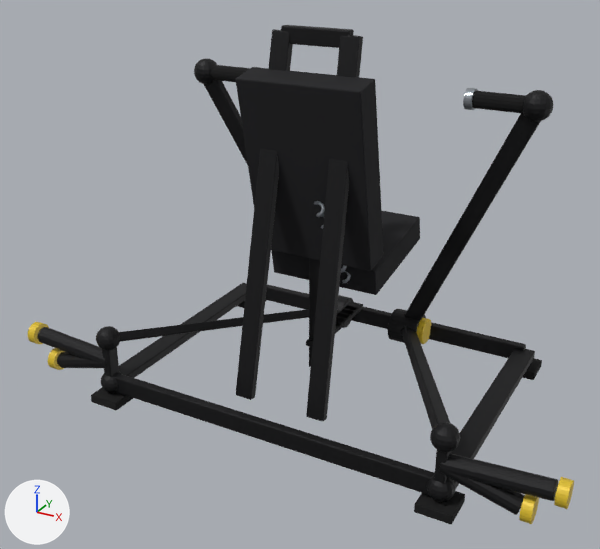
The glTF model assets/models/chestpress.glb: old version first, new version second.
Camera for both pictures: a camera (50 mm lens) standing at (1.14, -2.25, 1.52) and looking at (-0.04, -0.1, 0.45). The axes (+X, +Y, +Z) are drawn at lower left. The lights are the same throughout. The picture after the commit comes second. Where no turn or scale is listed for an object, it has been applied to the vertices. Vertices at exactly the same position are counted once.
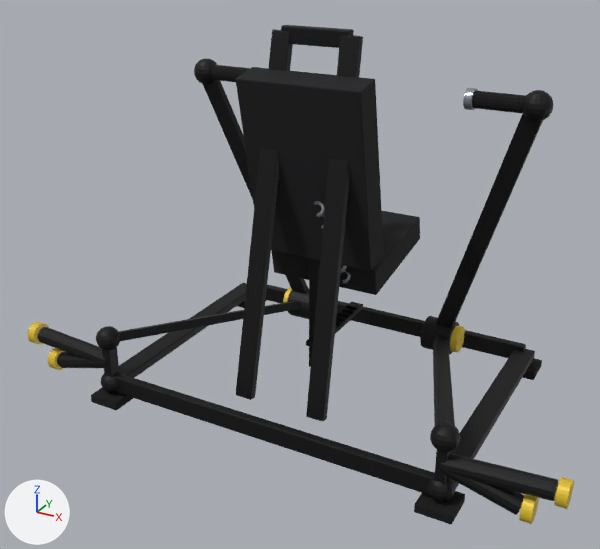
Where the newer file only moved an object's origin or applied its transform, the numbers keep the older frame.

Boxes [x1, y1, x2, y2] around the edits, measured in the pictures (600 x 549 px):
'Cube.020', reshaped (22% narrower)
    before: [404, 113, 541, 322]
    after: [436, 114, 543, 328]
'Cube.021', reshaped
    before: [401, 326, 450, 429]
    after: [433, 334, 455, 426]
'Cube.017', reshaped (21% taller)
    before: [118, 309, 309, 342]
    after: [118, 301, 300, 341]
'Cube.016', reshaped
    before: [204, 80, 248, 165]
    after: [203, 80, 309, 294]
'Cylinder.008', moved
    before: [388, 309, 426, 343]
    after: [420, 316, 459, 354]
'Cylinder', moved
    before: [337, 295, 354, 328]
    after: [287, 288, 309, 319]
'Cylinder.009', moved
    before: [417, 318, 432, 344]
    after: [450, 325, 465, 352]
'Cylinder.001', moved (not visible before)
    after: [283, 288, 292, 303]

Diff of the bpy script that builds the scene:
```diff
--- a/assets/models/chestpress.glb.py
+++ b/assets/models/chestpress.glb.py
@@ me_cube_016 @@
 # used by ob_cube_016; location = (-0.365, 0.288, 0.545)
-me_cube_016.from_pydata(...)  # 56 vertices, 108 faces; spans x -0.241..0.241, y -0.107..0.107, z -0.468..0.468
+me_cube_016.from_pydata(...)  # 56 vertices, 108 faces; spans x -0.243..0.113, y -0.107..0.107, z -0.465..0.465
+# me_cube_016 part 1: the whole mesh is multiplied about its middle by the matrix ((0.987, -0.015, 0.134), (0.009, 0.998, 0.004), (-0.103, 0.013, 0.954)), then moved by (-0.065, 0.0, 0.0)
 me_cube_016.materials.append(mat_blk)
@@ me_cube_017 @@
 # used by ob_cube_017; location = (-0.365, -0.025, 0.161)
-me_cube_017.from_pydata(...)  # 56 vertices, 108 faces; spans x -0.238..0.238, y -0.416..0.416, z -0.094..0.094
+me_cube_017.from_pydata(...)  # 56 vertices, 108 faces; spans x -0.239..0.109, y -0.414..0.414, z -0.092..0.092
+# me_cube_017 part 2: the whole mesh is multiplied about its middle by the matrix ((0.977, -0.126, 0.129), (0.09, 0.947, -0.03), (-0.117, 0.06, 0.99)), then moved by (-0.065, 0.0, 0.0)
 me_cube_017.materials.append(mat_blk)
@@ me_cube_020 @@
 # used by ob_cube_020; location = (0.365, 0.288, 0.545)
-me_cube_020.from_pydata(...)  # 56 vertices, 108 faces; spans x -0.241..0.241, y -0.107..0.107, z -0.468..0.468
+me_cube_020.from_pydata(...)  # 56 vertices, 108 faces; spans x -0.113..0.243, y -0.107..0.107, z -0.465..0.465
+# me_cube_020 part 3: the whole mesh is multiplied about its middle by the matrix ((0.987, 0.015, -0.134), (-0.009, 0.998, 0.004), (0.103, 0.013, 0.954)), then moved by (0.065, 0.0, 0.0)
 me_cube_020.materials.append(mat_blk)
@@ me_cube_021 @@
 # used by ob_cube_021; location = (0.365, -0.025, 0.161)
-me_cube_021.from_pydata(...)  # 56 vertices, 108 faces; spans x -0.238..0.238, y -0.416..0.416, z -0.094..0.094
+me_cube_021.from_pydata(...)  # 56 vertices, 108 faces; spans x -0.109..0.239, y -0.414..0.414, z -0.092..0.092
+# me_cube_021 part 4: the whole mesh is multiplied about its middle by the matrix ((0.977, 0.126, -0.129), (-0.09, 0.947, -0.03), (0.117, 0.06, 0.99)), then moved by (0.065, 0.0, 0.0)
 me_cube_021.materials.append(mat_blk)
@@ ob_cylinder @@
 ob_cylinder = bpy.data.objects.new('Cylinder', me_cylinder)
-ob_cylinder.location = (-0.15, 0.38, 0.09)
+ob_cylinder.location = (-0.28, 0.38, 0.09)
@@ ob_cylinder_001 @@
 ob_cylinder_001 = bpy.data.objects.new('Cylinder.001', me_cylinder_001)
-ob_cylinder_001.location = (-0.215, 0.38, 0.09)
+ob_cylinder_001.location = (-0.345, 0.38, 0.09)
@@ ob_cylinder_008 @@
 ob_cylinder_008 = bpy.data.objects.new('Cylinder.008', me_cylinder_008)
-ob_cylinder_008.location = (0.15, 0.38, 0.09)
+ob_cylinder_008.location = (0.28, 0.38, 0.09)
@@ ob_cylinder_009 @@
 ob_cylinder_009 = bpy.data.objects.new('Cylinder.009', me_cylinder_009)
-ob_cylinder_009.location = (0.215, 0.38, 0.09)
+ob_cylinder_009.location = (0.345, 0.38, 0.09)
```
